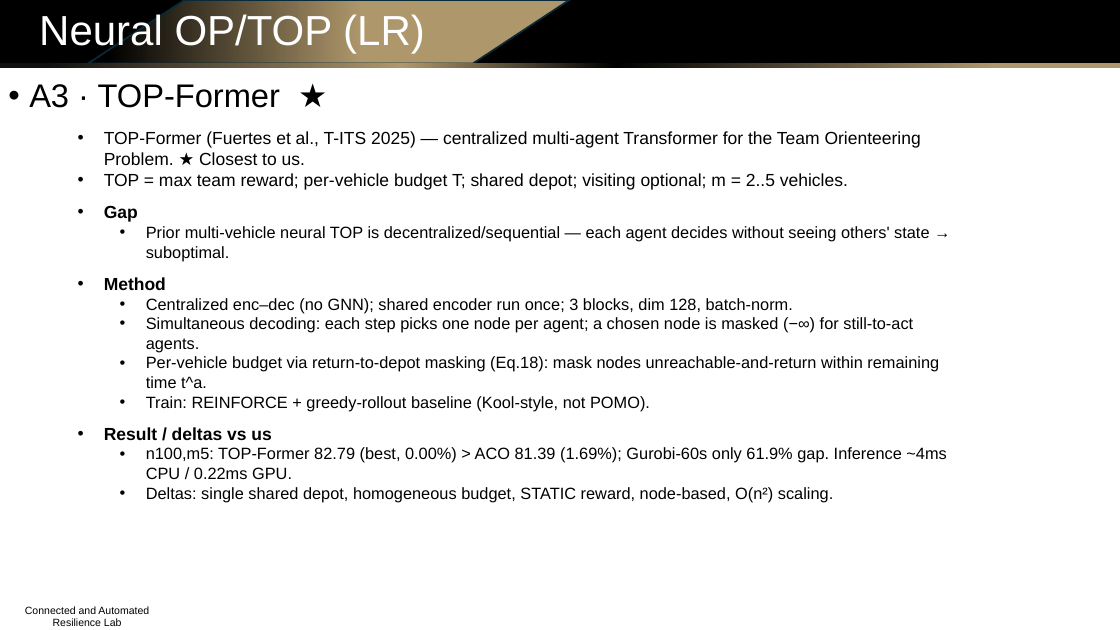
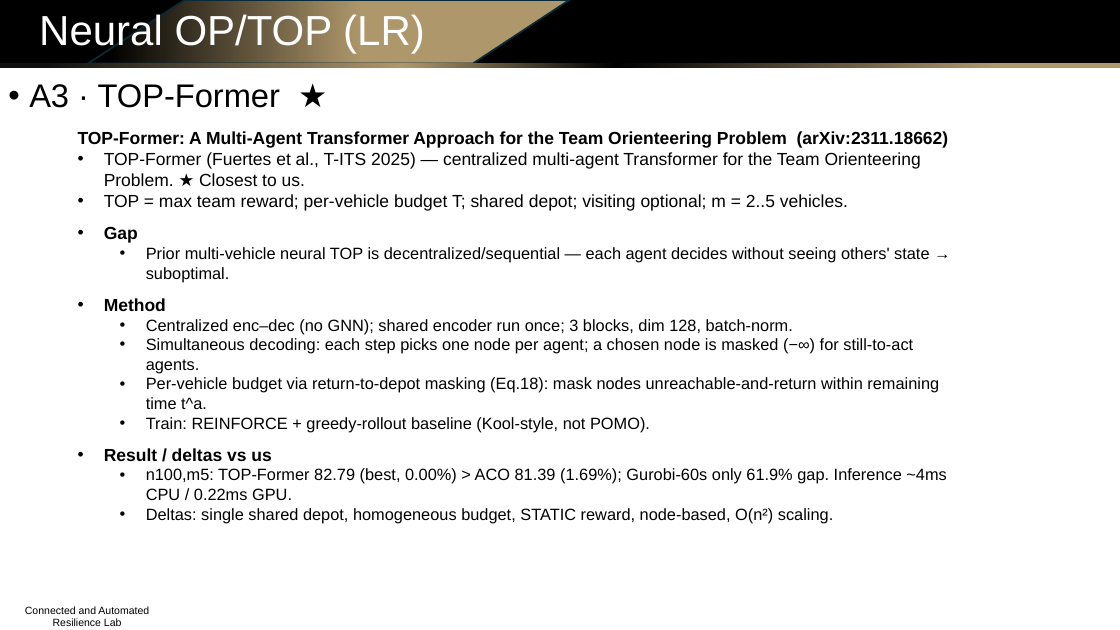
Before and after one commit to Dylan-Wyl10/RoboSense, a slide deck: slide 4 of experiments/20260714-op-fm-survey/op_fm_survey_slides.pptx. Drawn at 1120x630 pixels with LibreOffice and Linux fonts; fonts in the diff are those of the drawing; background and template pictures are left out. Boxes give left, top, right and bottom in pixels: in the first picture for what was removed or moved away, otherwise in the second. Text is boxed around its words. In the diff, an @@ line names an element or a change of style, - is before the commit and + after.

```diff
--- a/experiments/20260714-op-fm-survey/op_fm_survey_slides.pptx
+++ b/experiments/20260714-op-fm-survey/op_fm_survey_slides.pptx
@@ text at bbox=[78, 131, 949, 148]: paragraph added @@
+TOP-Former: A Multi-Agent Transformer Approach for the Team Orienteering Problem (arXiv:2311.18662)
```
Also in this commit, not shown: 8 other slides changed, 2 other files.
